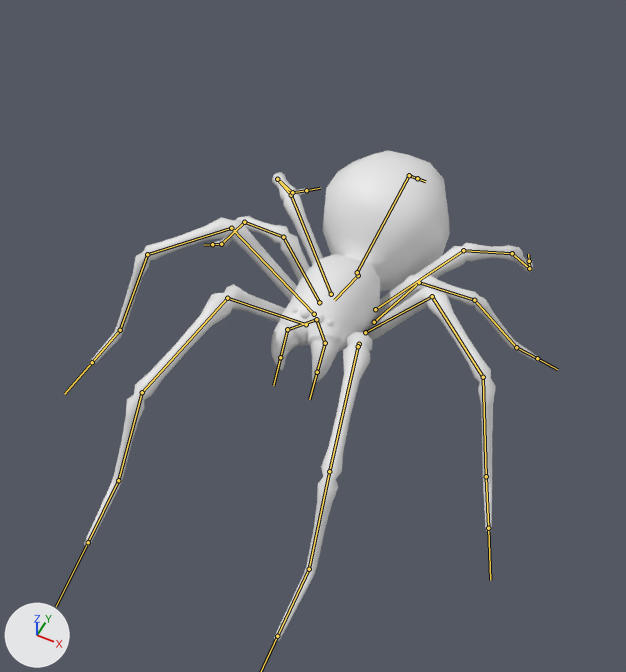
Renders of the FBX model Assets/Models/enemies/spider.fbx from each side of a commit.
The view is the same before and after, from a 50 mm camera at (1.74, -4.01, 4.84) aimed at (0.14, -0.79, 0.83). The lights are fixed; the arrows at lower left show +X, +Y and +Z. The bones that bend it are drawn over the model as lines.

The first picture shows 'body-and-legs', 'eyes'.
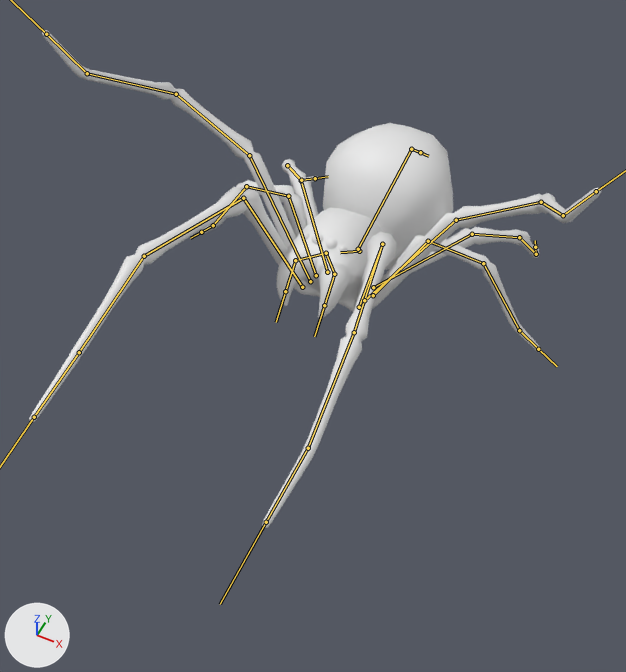
The newer file adds an action. The first version stands in its rest pose; the second is drawn at frame 25 of the action 'spider_rig|attack'.

Location of each change, (x1, y1, x2, y2) in pixels of the pictures (626 x 672 px):
'body-and-legs', posed (26% wider)
    before: (85, 151, 540, 641)
    after: (29, 30, 601, 528)
'eyes', posed (7% wider)
    before: (292, 302, 333, 326)
    after: (303, 230, 347, 253)
bone 'Head', root to tip
    before: (358, 275) to (334, 300)
    after: (359, 251) to (340, 252)
bone 'Butt', root to tip
    before: (357, 272) to (409, 175)
    after: (358, 249) to (411, 149)
bone 'Leg1.S3.L', root to tip
    before: (329, 471) to (309, 569)
    after: (354, 332) to (308, 448)
bone 'Leg1.S4.L', root to tip
    before: (309, 569) to (277, 636)
    after: (308, 448) to (266, 522)
bone 'Leg2.S1.L', root to tip
    before: (365, 332) to (432, 296)
    after: (364, 300) to (456, 220)
bone 'Leg2.S2.L', root to tip
    before: (432, 296) to (483, 377)
    after: (456, 220) to (541, 202)
bone 'Leg3.S1.L', root to tip
    before: (374, 322) to (419, 282)
    after: (373, 295) to (428, 241)
bone 'Leg1.S3.R', root to tip
    before: (142, 392) to (118, 480)
    after: (144, 256) to (79, 352)
bone 'Leg1.S4.R', root to tip
    before: (118, 480) to (88, 542)
    after: (79, 352) to (34, 417)
bone 'Leg2.S1.R', root to tip
    before: (314, 314) to (231, 228)
    after: (310, 281) to (249, 155)
bone 'Leg2.S2.R', root to tip
    before: (231, 228) to (147, 254)
    after: (249, 155) to (176, 94)
bone 'Leg3.S1.R', root to tip
    before: (319, 302) to (283, 237)
    after: (316, 275) to (288, 196)
bone 'Leg4.S1.L', root to tip
    before: (375, 309) to (463, 250)
    after: (373, 287) to (472, 234)
bone 'Leg4.S2.L', root to tip
    before: (463, 250) to (512, 253)
    after: (472, 234) to (519, 237)
bone 'Leg4.S1.R', root to tip
    before: (331, 294) to (291, 195)
    after: (327, 272) to (301, 180)
bone 'Leg4.S2.R', root to tip
    before: (291, 195) to (277, 179)
    after: (301, 180) to (287, 165)
bone 'Fangbase.L', root to tip
    before: (316, 319) to (325, 343)
    after: (326, 253) to (334, 274)

What the commit changed:
Bone 'Head' (bone_head) moves from (0.0, 0.0, 0.0) to (0.0, 0.067, -0.233).
Bone 'Head' (bone_head) turns from (0, 0, 0) to (-22, 0, 0) degrees about its own x, y and z.
Bone 'Butt' (bone_butt) turns from (0, 0, 0) to (23, 0, 0) degrees about its own x, y and z.
Bone 'Leg1.S3.L' (bone_leg1_s3_l) turns from (0, 0, 0) to (-16, -1, 0) degrees about its own x, y and z.
Bone 'Leg1.S4.L' (bone_leg1_s4_l) turns from (0, 0, 0) to (26, -1, 3) degrees about its own x, y and z.
Bone 'Leg2.S1.L' (bone_leg2_s1_l) turns from (0, 0, 0) to (0, -1, -1) degrees about its own x, y and z.
Bone 'Leg2.S2.L' (bone_leg2_s2_l) turns from (0, 0, 0) to (-77, -53, 40) degrees about its own x, y and z.
Bone 'Leg3.S1.L' (bone_leg3_s1_l) turns from (0, 0, 0) to (-3, 3, 3) degrees about its own x, y and z.
Bone 'Leg1.S3.R' (bone_leg1_s3_r) turns from (0, 0, 0) to (-16, 1, 0) degrees about its own x, y and z.
Bone 'Leg1.S4.R' (bone_leg1_s4_r) turns from (0, 0, 0) to (26, 1, -3) degrees about its own x, y and z.
Bone 'Leg2.S1.R' (bone_leg2_s1_r) turns from (0, 0, 0) to (0, 1, 1) degrees about its own x, y and z.
Bone 'Leg2.S2.R' (bone_leg2_s2_r) turns from (0, 0, 0) to (-77, 53, -40) degrees about its own x, y and z.
Bone 'Leg3.S1.R' (bone_leg3_s1_r) turns from (0, 0, 0) to (-3, -3, -3) degrees about its own x, y and z.
Bone 'Leg4.S1.L' (bone_leg4_s1_l) turns from (0, 0, 0) to (9, -7, 0) degrees about its own x, y and z.
Bone 'Leg4.S2.L' (bone_leg4_s2_l) turns from (0, 0, 0) to (-12, 19, -27) degrees about its own x, y and z.
Bone 'Leg4.S1.R' (bone_leg4_s1_r) turns from (0, 0, 0) to (9, 7, 0) degrees about its own x, y and z.
Bone 'Leg4.S2.R' (bone_leg4_s2_r) turns from (0, 0, 0) to (-12, -19, 27) degrees about its own x, y and z.
Bone 'Fangbase.L' (bone_fangbase_l) turns from (0, 0, 0) to (9, 8, 0) degrees about its own x, y and z.
